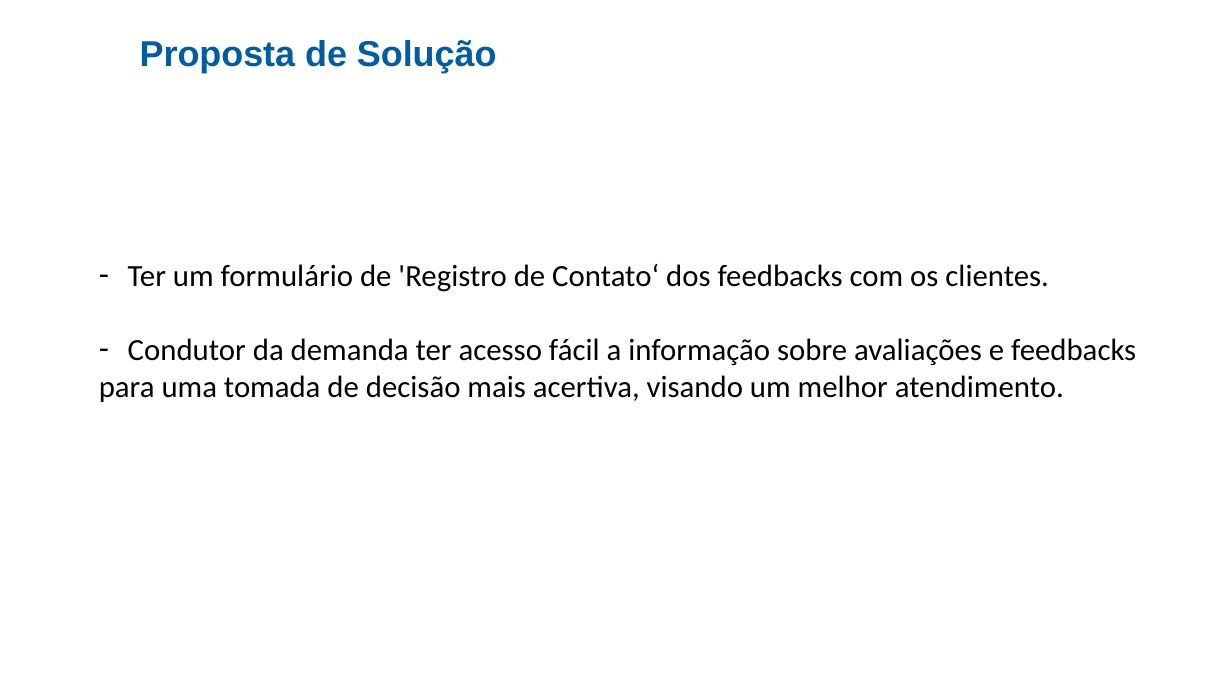
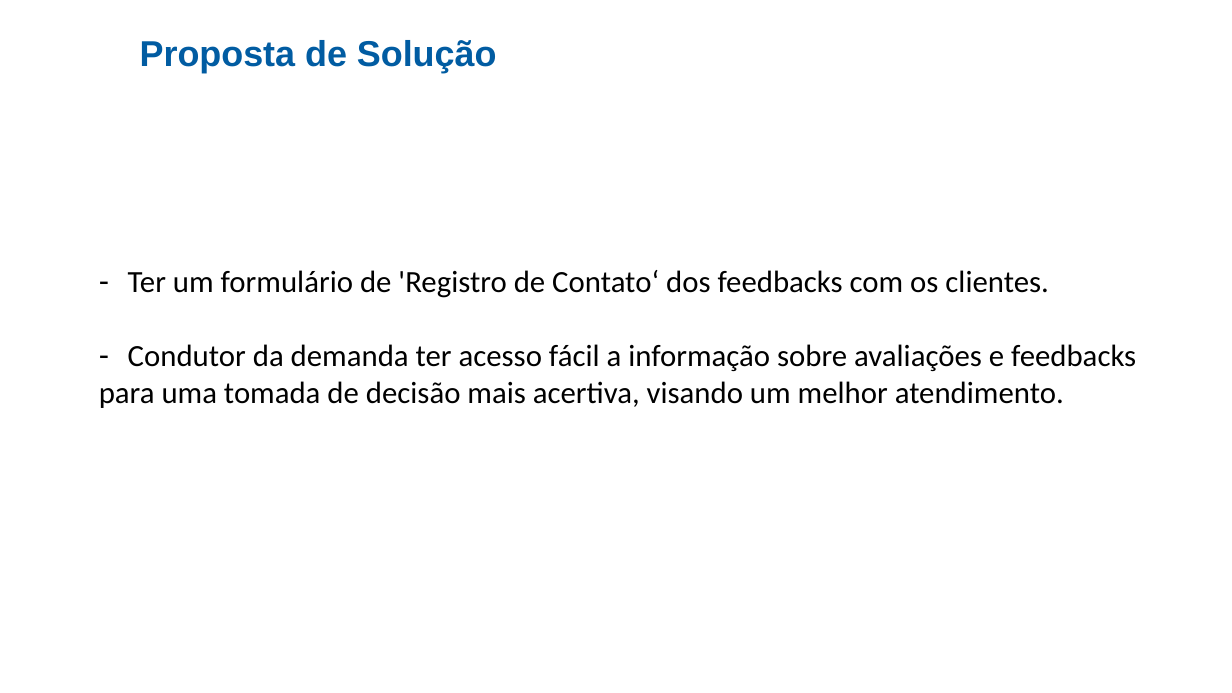
Before and after one commit to cezarnk/projetos, a slide deck: slide 5 of Apresentação Cesup Rede/Projeto 1.pptx. Drawn at 1232x693 pixels with LibreOffice and Linux fonts; fonts in the diff are those of the drawing; background and template pictures are left out. Boxes give left, top, right and bottom in pixels: in the first picture for what was removed or moved away, otherwise in the second. Text is boxed around its words. In the diff, an @@ line names an element or a change of style, - is before the commit and + after.

```diff
--- a/Apresentação Cesup Rede/Projeto 1.pptx
+++ b/Apresentação Cesup Rede/Projeto 1.pptx
@@ text "Ter um formulário de 'Registro ...": place and size @@
-text "Ter um formulário de 'Registro ..." at [99, 264, 1136, 402]
+text "Ter um formulário de 'Registro ..." at [99, 270, 1136, 408]
```
Also in this commit, not shown: 4 other slides changed, 3 other files.
